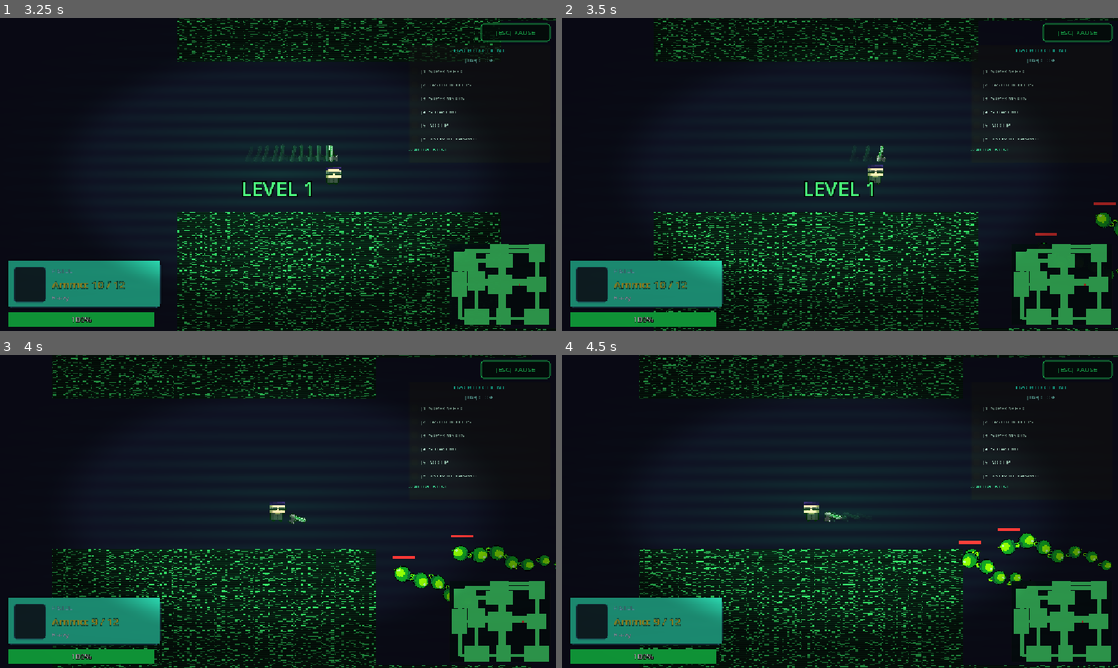
Above: before the commit, frames 1-4 (two rows, left to right).
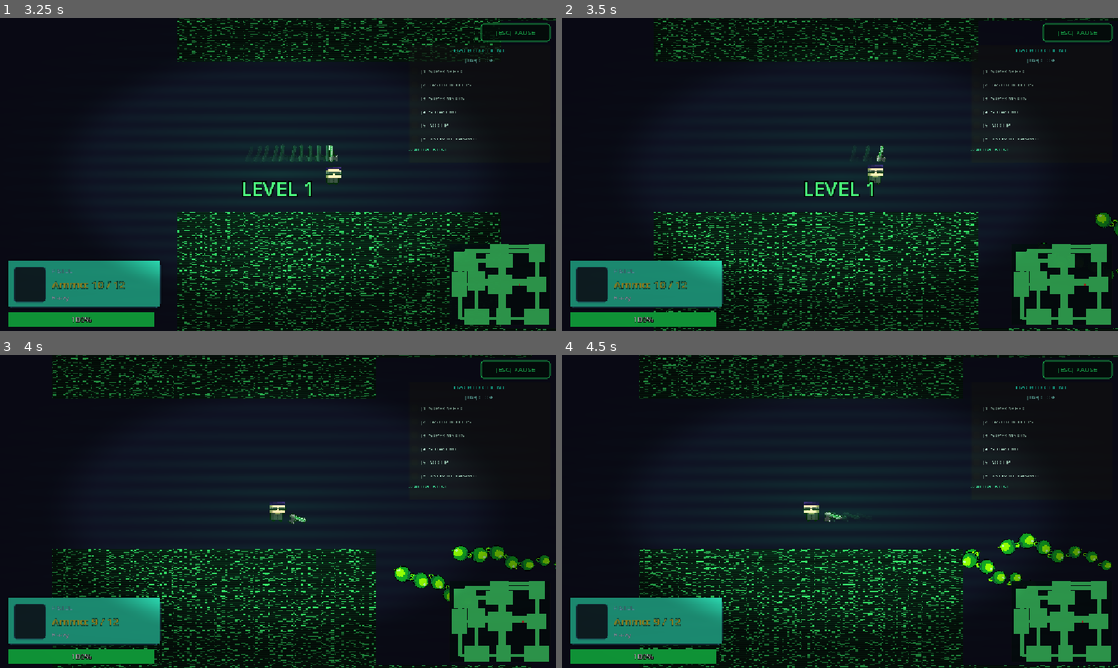
Above: after the commit, the same moments.

Repository: vision-for-change/rules-broken-v2
Game: Godot game, scene res://scenes/ui/GameOver.tscn
Same seed, same stepped clock (60 frames per second), same inputs: the game is played once before the commit and once after it. This scene is started directly instead of the project's main scene.
Inputs (mouse positions are in pixels of both pictures, inside the frame that each line leads up to):
- Up to frame 1 (3.25 s): click "REBOOT SYSTEM (RETRY)" at 0.5 s; tap Enter (ui_accept) at 1.25, 1.52 s; move the mouse to (400, 158) at 1.27 s; hold Right (move_right) 1.28-2 s; tap Space (dash) at 1.35, 3.05 s; click (400, 158) at 1.42 s; drag from (166, 190) to (316, 177) at 2.02 s; move the mouse to (333, 105) at 2.77 s; hold Right (move_right) from 2.78 s (still down); hold Tab (inspect) from 2.78 s (still down)
- Up to frame 2 (3.5 s): keep holding Right (move_right); keep holding Tab (inspect)
- Up to frame 3 (4 s): release Right (move_right) at 3.5 s; release Tab (inspect) at 3.5 s; drag from (250, 574) to (483, 586) at 3.52 s
- Up to frame 4 (4.5 s): move the mouse to (1006, 558) at 4.27 s; hold Left (move_left) from 4.28 s (still down); tap Q (next_weapon) at 4.35 s

Frame 1 is identical in both runs. In frame 2, less than 0.1% of the frame differs, in the area x 85-100%, y 58-70%; in frame 3, less than 0.1%; in frame 4, less than 0.1%, in the area x 71-83%, y 55-61%.

Commit message:
snake gives damage

Diff:
--- a/scenes/enemy/Snake.gd
+++ b/scenes/enemy/Snake.gd
@@ -12,7 +12,7 @@
 const GHOST_COLOR := Color(0.45, 1.0, 0.65, 0.2)
 const SHARD_COUNT := 8
 const SHATTER_DURATION := 0.22
-const EXPLOSION_DAMAGE_PER_SEGMENT := 0.1
+const EXPLOSION_DAMAGE_PER_SEGMENT := 0.4
 
 var _player_ref: CharacterBody2D = null
 var _defeated := false
@@ -57,11 +57,10 @@
 
 func _setup_contact_area() -> void:
 	_contact_area = Area2D.new()
-	_contact_area.body_entered.connect(_on_contact_body_entered)
 	add_child(_contact_area)
 
 	var shape = CircleShape2D.new()
-	shape.radius = 15.0
+	shape.radius = 18.0
 	var collision_shape = CollisionShape2D.new()
 	collision_shape.shape = shape
 	_contact_area.add_child(collision_shape)
@@ -70,26 +69,19 @@
 	_contact_area.collision_mask = 1
 
 func take_damage(amount: int) -> bool:
+	# Snake is immune to standard bullets/damage
 	return false
 
 func check_dash_collision(player_node: Node) -> bool:
-	print("DEBUG: Snake check_dash_collision called")
 	if _defeated or player_node == null:
-		print("DEBUG: Snake defeated or player null")
 		return false
 
-	if not player_node.has_method("is_dashing") or not player_node.has_method("get_hacked_client_modes"):
-		print("DEBUG: Player missing methods")
-		return false
-
-	var is_dashing = player_node.is_dashing()
-	var modes = player_node.get_hacked_client_modes()
+	var is_dashing = player_node.is_dashing() if player_node.has_method("is_dashing") else false
+	var modes = player_node.get_hacked_client_modes() if player_node.has_method("get_hacked_client_modes") else {}
 	var has_super_speed = modes.get("super_speed", false)
 
-	print("DEBUG: is_dashing=%s, has_super_speed=%s" % [is_dashing, has_super_speed])
-
-	if is_dashing and has_super_speed:
-		print("DEBUG: Snake shattering!")
+	# The snake can only be killed if the player is dashing or has super speed
+	if is_dashing or has_super_speed:
 		_health = 0
 		ScreenFX.slow_motion_pulse(0.2, 1.0)
 		shatter()
@@ -98,10 +90,9 @@
 	return false
 
 func _update_health_bar() -> void:
+	# Hide the health bar as the snake is special and doesn't take normal damage
 	if is_instance_valid(health_bar):
-		health_bar.max_value = max_health
-		health_bar.value = _health
-		health_bar.visible = _health > 0
+		health_bar.visible = false
 
 func _play_hit_flash() -> void:
 	if is_instance_valid(_hit_flash_tween): _hit_flash_tween.kill()
@@ -146,6 +137,23 @@
 	if is_instance_valid(health_bar):
 		health_bar.rotation = -rotation
 		health_bar.position = Vector2(0, -25).rotated(-rotation) + Vector2(-15, 0).rotated(-rotation)
+
+	# Slow drain while in contact
+	if _contact_area != null:
+		for body in _contact_area.get_overlapping_bodies():
+			if body.is_in_group("player"):
+				var is_dashing = body.is_dashing() if body.has_method("is_dashing") else false
+				var modes = body.get_hacked_client_modes() if body.has_method("get_hacked_client_modes") else {}
+				var has_super_speed = modes.get("super_speed", false)
+
+				if is_dashing or has_super_speed:
+					_health = 0
+					shatter()
+					break
+				else:
+					if RuleManager.has_method("apply_integrity_damage"):
+						# Drains integrity slowly over time
+						RuleManager.apply_integrity_damage(3.5 * delta)
 
 func shatter() -> void:
 	if _defeated: return
@@ -193,99 +201,3 @@
 
 func _exit_tree() -> void:
 	EntityRegistry.unregister(entity_id)
-
-func _on_contact_body_entered(body: Node2D) -> void:
-	if _defeated:
-		return
-
-	if body != _player_ref:
-		return
-
-	var modes = _player_ref.get_hacked_client_modes() if _player_ref.has_method("get_hacked_client_modes") else {}
-	var is_dashing = _player_ref.is_dashing() if _player_ref.has_method("is_dashing") else false
-	var has_super_speed = modes.get("super_speed", false)
-
-	if is_dashing and has_super_speed:
-		return
-
-	_explode_segments()
-
-func _explode_segments() -> void:
-	if _defeated:
-		return
-	_defeated = true
-	velocity = Vector2.ZERO
-	set_physics_process(false)
-	collision_layer = 0
-	collision_mask = 0
-	for child in get_children():
-		if child is CollisionShape2D:
-			(child as CollisionShape2D).disabled = true
-
-	# Hide health bar immediately
-	if is_instance_valid(health_bar):
-		health_bar.visible = false
-
-	var total_damage = int(max_health * EXPLOSION_DAMAGE_PER_SEGMENT)
-
-	# Explode head first
-	_spawn_shards_from_sprite(head_sprite)
-	_spawn_explosion_at_position(head_sprite.global_position)
-	head_sprite.visible = false
-	if _player_ref != null and is_instance_valid(_player_ref) and _player_ref.has_method("take_damage"):
-		_player_ref.call("take_damage", total_damage)
-		ScreenFX.screen_shake(3.0, 0.15)
-		AudioManager.play_sfx("explosive-glass-shatter")
-
-	# Explode each segment in order
-	for i in range(segment_count):
-		await get_tree().create_timer(explosion_delay).timeout
-		if is_instance_valid(_segments[i]):
-			_spawn_shards_from_sprite(_segments[i])
-			_spawn_explosion_at_position(_segments[i].global_position)
-			_segments[i].visible = false
-		if _player_ref != null and is_instance_valid(_player_ref) and _player_ref.has_method("take_damage"):
-			_player_ref.call("take_damage", total_damage)
-			ScreenFX.screen_shake(3.0, 0.15)
-			AudioManager.play_sfx("explosive-glass-shatter")
-
-	await get_tree().create_timer(SHATTER_DURATION).timeout
-	queue_free()
-
-func _spawn_explosion_at_position(pos: Vector2) -> void:
-	var scene_root = get_tree().current_scene
-	if scene_root == null:
-		return
-
-	# Shatter effect - spray out pieces (bigger explosion)
-	for i in range(24):
-		var shard = Sprite2D.new()
-		shard.texture = load("res://assets/sprites/snake_segment.webp")
-		shard.global_position = pos + Vector2(randf_range(-12.0, 12.0), randf_range(-12.0, 12.0))
-		shard.global_rotation = randf_range(0.0, TAU)
-		shard.scale = Vector2.ONE * randf_range(0.4, 0.8)
-		shard.z_index = 10
-		scene_root.add_child(shard)
-
-		var drift = Vector2.RIGHT.rotated(randf_range(0.0, TAU)) * randf_range(60.0, 140.0)
-		var tween = shard.create_tween()
-		tween.tween_property(shard, "global_position", shard.global_position + drift, SHATTER_DURATION)
-		tween.parallel().tween_property(shard, "global_rotation", shard.global_rotation + randf_range(-5.0, 5.0), SHATTER_DURATION)
-		tween.parallel().tween_property(shard, "modulate:a", 0.0, SHATTER_DURATION)
-		tween.tween_callback(shard.queue_free)
-
-	# Digital matrix effect - 0's and 1's (bigger explosion)
-	for i in range(32):
-		var digit = Label.new()
-		digit.text = "1" if randi() % 2 == 0 else "0"
-		digit.position = pos + Vector2(randf_range(-16.0, 16.0), randf_range(-16.0, 16.0))
-		digit.add_theme_font_size_override("font_size", randi_range(18, 32))
-		digit.add_theme_color_override("font_color", Color(0.2, 1.0, 0.45, 0.95))
-		digit.z_index = 11
-		scene_root.add_child(digit)
-
-		var drift = Vector2.RIGHT.rotated(randf_range(0.0, TAU)) * randf_range(50.0, 120.0)
-		var digit_tween = digit.create_tween()
-		digit_tween.tween_property(digit, "position", digit.position + drift, SHATTER_DURATION * 0.7)
-		digit_tween.parallel().tween_property(digit, "modulate:a", 0.0, SHATTER_DURATION * 0.7)
-		digit_tween.tween_callback(digit.queue_free)
--- a/scenes/enemy/Snake.tscn
+++ b/scenes/enemy/Snake.tscn
@@ -1,10 +1,9 @@
 [gd_scene format=3 uid="uid://snake001"]
 
-[ext_resource type="Script" path="res://scenes/enemy/Snake.gd" id="1"]
-[ext_resource type="Texture2D" path="res://assets/sprites/snake_segment.webp" id="2"]
+[ext_resource type="Script" uid="uid://tsrgg333vbng" path="res://scenes/enemy/Snake.gd" id="1"]
+[ext_resource type="Texture2D" uid="uid://b5fmjihl4uqeg" path="res://assets/sprites/snake_segment.webp" id="2"]
 
 [sub_resource type="CircleShape2D" id="CircleShape2D_1"]
-radius = 10.0
 
 [sub_resource type="StyleBoxFlat" id="StyleBoxFlat_health_bg"]
 bg_color = Color(0.1, 0.1, 0.1, 0.6)
@@ -17,18 +16,18 @@
 [sub_resource type="StyleBoxFlat" id="StyleBoxFlat_health_fill"]
 bg_color = Color(1, 0.2, 0.2, 1)
 
-[node name="Snake" type="CharacterBody2D"]
+[node name="Snake" type="CharacterBody2D" unique_id=1830894956]
 collision_layer = 2
 collision_mask = 3
 script = ExtResource("1")
 
-[node name="CollisionShape2D" type="CollisionShape2D" parent="."]
+[node name="CollisionShape2D" type="CollisionShape2D" parent="." unique_id=27337270]
 shape = SubResource("CircleShape2D_1")
 
-[node name="Head" type="Sprite2D" parent="."]
+[node name="Head" type="Sprite2D" parent="." unique_id=908655781]
 texture = ExtResource("2")
 
-[node name="HealthBar" type="ProgressBar" parent="."]
+[node name="HealthBar" type="ProgressBar" parent="." unique_id=1315804795]
 offset_left = -15.0
 offset_top = -25.0
 offset_right = 15.0
--- a/scenes/enemy/worm.gd
+++ b/scenes/enemy/worm.gd
@@ -11,6 +11,7 @@
 var _player_ref: CharacterBody2D = null
 var _defeated := false
 var _health := 0
+var _contact_area: Area2D = null
 
 @onready var sprite: Sprite2D = $Sprite2D
 
@@ -19,6 +20,8 @@
 	_health = maxi(1, max_health)
 	_player_ref = get_tree().get_first_node_in_group("player") as CharacterBody2D
 
+	_setup_contact_area()
+
 	EntityRegistry.register(
 		entity_id,
 		"worm",
@@ -26,6 +29,36 @@
 		["worm", "mobile"],
 		{"integrity_contribution": -0.02}
 	)
+
+func _setup_contact_area() -> void:
+	_contact_area = Area2D.new()
+	_contact_area.body_entered.connect(_on_contact_body_entered)
+	add_child(_contact_area)
+
+	var shape = CircleShape2D.new()
+	shape.radius = 12.0
+	var collision_shape = CollisionShape2D.new()
+	collision_shape.shape = shape
+	_contact_area.add_child(collision_shape)
+
+	_contact_area.collision_layer = 0
+	_contact_area.collision_mask = 1
+
+func _on_contact_body_entered(body: Node2D) -> void:
+	if _defeated:
+		return
+
+	if body.is_in_group("player") and body.has_method("take_damage"):
+		var is_dashing = body.is_dashing() if body.has_method("is_dashing") else false
+		var modes = body.get_hacked_client_modes() if body.has_method("get_hacked_client_modes") else {}
+		var has_super_speed = modes.get("super_speed", false)
+
+		# Don't damage if player is dashing with super speed (they should be killing us)
+		if is_dashing and has_super_speed:
+			return
+
+		body.take_damage(10)
+		shatter()
 
 func take_damage(amount: int) -> bool:
 	if _defeated:
--- a/scenes/player/Player.gd
+++ b/scenes/player/Player.gd
@@ -139,8 +139,7 @@
 	if _hack_noclip:
 		_clamp_position_to_bounds()
 
-	if _dash_timer > 0.0 and _hack_super_speed:
-		print("DEBUG: _physics_process calling _check_dash_collision: dash_timer=%.2f, super_speed=%s" % [_dash_timer, _hack_super_speed])
+	if _dash_timer > 0.0:
 		_check_dash_collision()
 
 	_update_player_animation()
